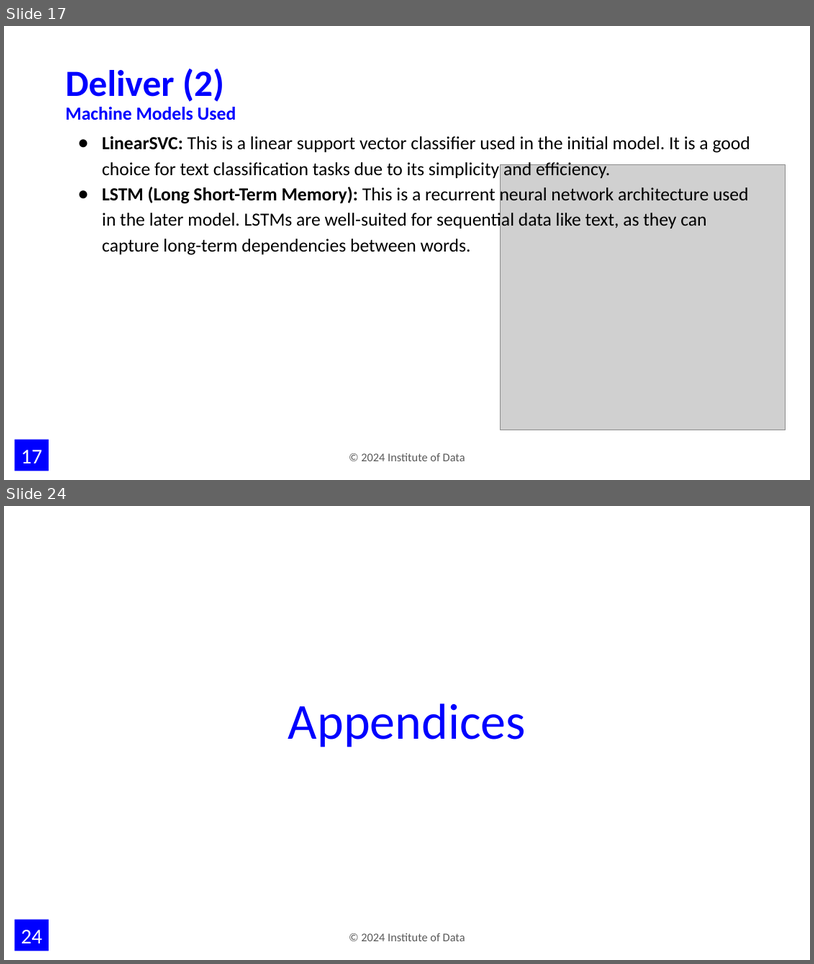
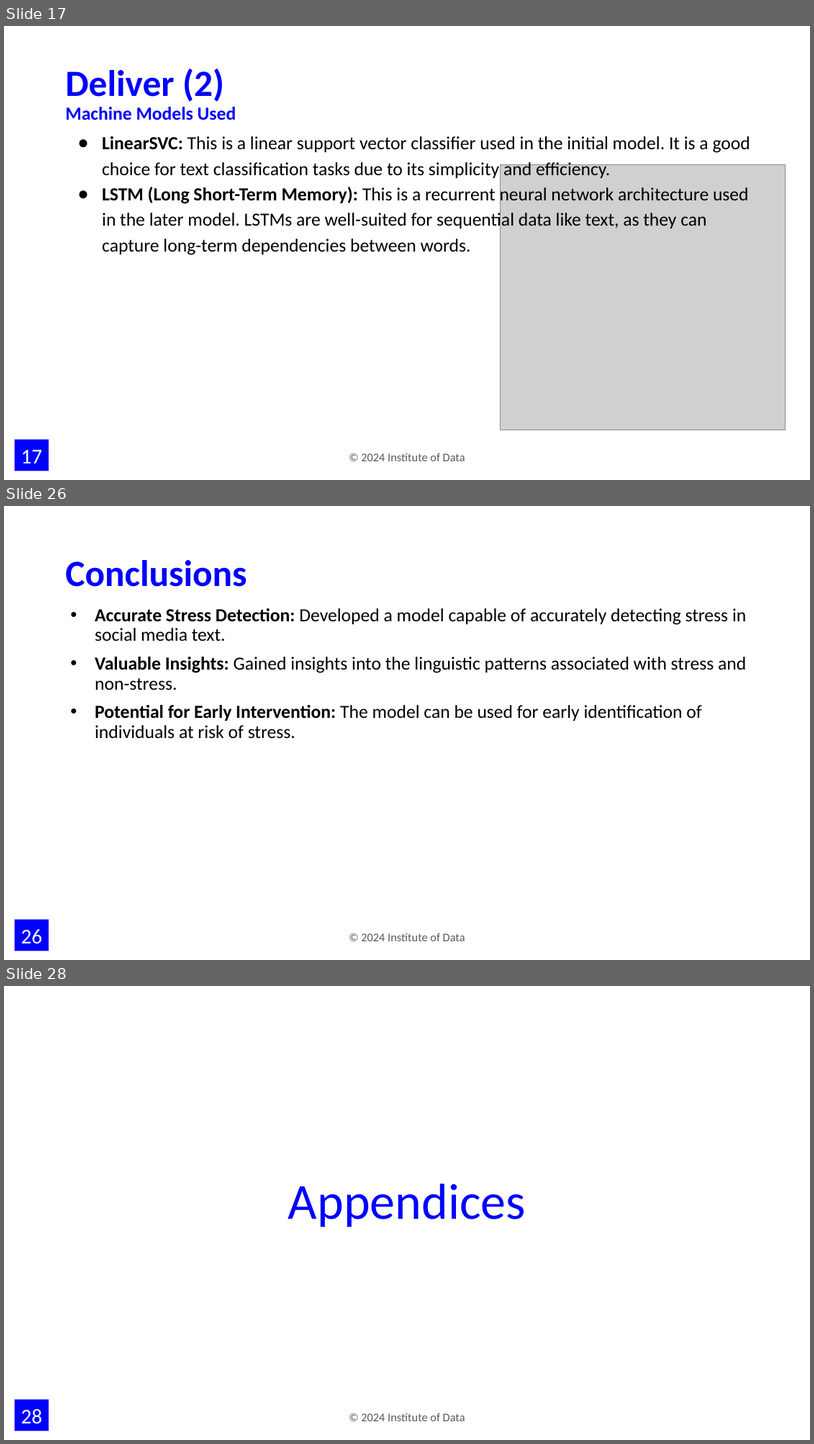
Before and after one commit to jimmychong1983/SocialMediaStressDetection, a slide deck: documentation/Harnessing NLP to Detect Stress in Social Media.pptx. Shown one above the other, each under a label of ours: slides 17 and 24 before the commit, slides 17, 26 and 28 after it; the slides between them are not shown. The pictures are 814x964 and 814x1444 pixels, drawn with LibreOffice and Linux fonts; fonts in the diff are those of the drawing; grey boxes stand for pictures; background and template pictures are left out. Boxes give left, top, right and bottom in pixels: in the first picture for what was removed or moved away, otherwise in the second. Text is boxed around its words. In the diff, an @@ line names an element or a change of style, - is before the commit and + after.

```diff
--- a/documentation/Harnessing NLP to Detect Stress in Social Media.pptx
+++ b/documentation/Harnessing NLP to Detect Stress in Social Media.pptx
@@ slide 26 added at <box>4,506,810,960</box>, background #FFFFFF; not listed: 2 template elements that a slide beside it also shows @@
@@ title added at <box>65,560,247,587</box>, 44 pt, text #0000FF, bold @@
+Conclusions
@@ text added at <box>95,608,746,739</box>, 22 pt, text #000000 @@
+• Accurate Stress Detection: Developed a model capable of accurately detecting stress in social media text.
+• Valuable Insights: Gained insights into the linguistic patterns associated with stress and non-stress.
+• Potential for Early Intervention: The model can be used for early identification of individuals at risk of stress.
@@ what was slide 24 is now slide 28 @@
@@ page number at <box>21,1409,43,1424</box>: text changed @@
-24
+28
```
Also in this commit, not shown: 6 slides changed, 5 other slides added, 11 slides removed, 2 other files.
